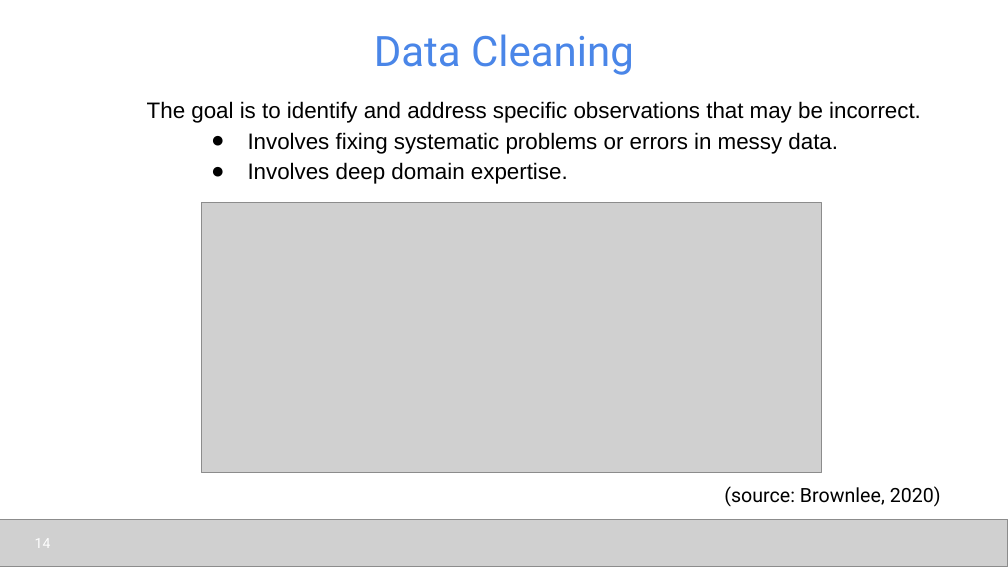
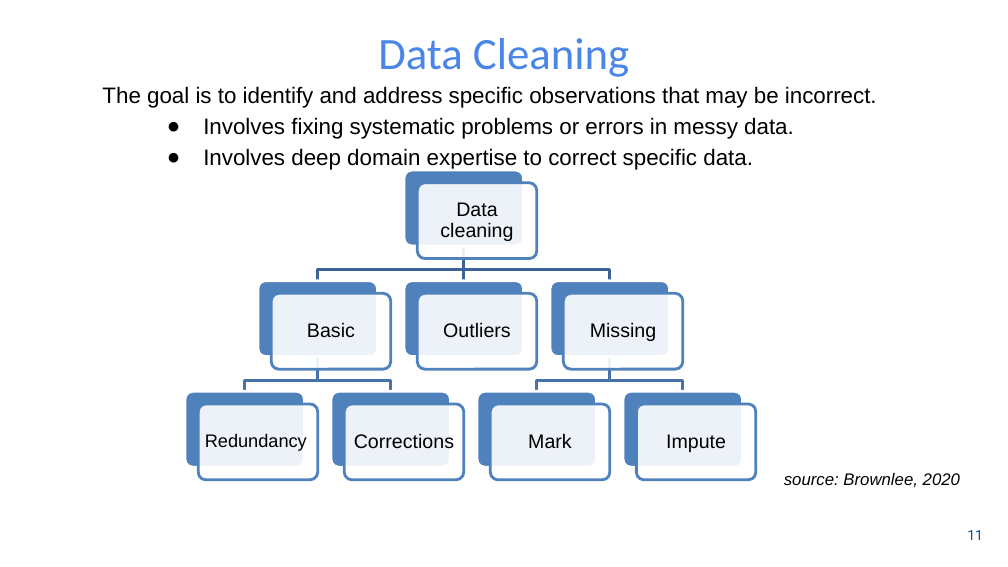
Before and after one commit to udel-cbcb/NIGMS-Sandbox-UD, a slide deck: slide 12 of Submodule_3/Lectures/Submodule_3_Lecture_1_Data_Collection_and_Preparation.pptx (slide 14 before the commit). Drawn at 1008x567 pixels with LibreOffice and Linux fonts; fonts in the diff are those of the drawing; grey boxes stand for pictures; background and template pictures are left out. Boxes give left, top, right and bottom in pixels: in the first picture for what was removed or moved away, otherwise in the second. Text is boxed around its words. In the diff, an @@ line names an element or a change of style, - is before the commit and + after.

```diff
--- a/Submodule_3/Lectures/Submodule_3_Lecture_1_Data_Collection_and_Preparation.pptx
+++ b/Submodule_3/Lectures/Submodule_3_Lecture_1_Data_Collection_and_Preparation.pptx
@@ title "Data Cleaning" at [378,38,629,77]: size 30 to 32 pt, font Roboto to Calibri @@
@@ text "The goal is to identify ...": place and size @@
-text "The goal is to identify ..." at [147,101,921,184]
+text "The goal is to identify ..." at [102,86,877,170]
@@ text at [203,148,753,170]: text changed @@
-● Involves deep domain expertise.
+● Involves deep domain expertise to correct specific data.
@@ picture removed at [202,203,823,473] @@
@@ group added at [184,170,756,480]: 16 rounded rectangles, 8 texts, 7 freeform shapes @@
+Data cleaning
+Basic
+Redundancy
+Corrections
+Outliers
+Missing
+Mark
+Impute
@@ text at [784,473,960,487]: text changed; size 14 to 12 pt; font Roboto to Arial; italic on @@
-(source: Brownlee, 2020)
+source: Brownlee, 2020
@@ picture removed at [0,519,1008,566] @@
@@ page number removed at [35,538,51,546] @@
-14
@@ page number added at [967,530,983,540], 10 pt, text #00539F @@
+11
```
Also in this commit, not shown: 8 other slides changed, 8 slides added, 10 slides removed, 2 other files.
